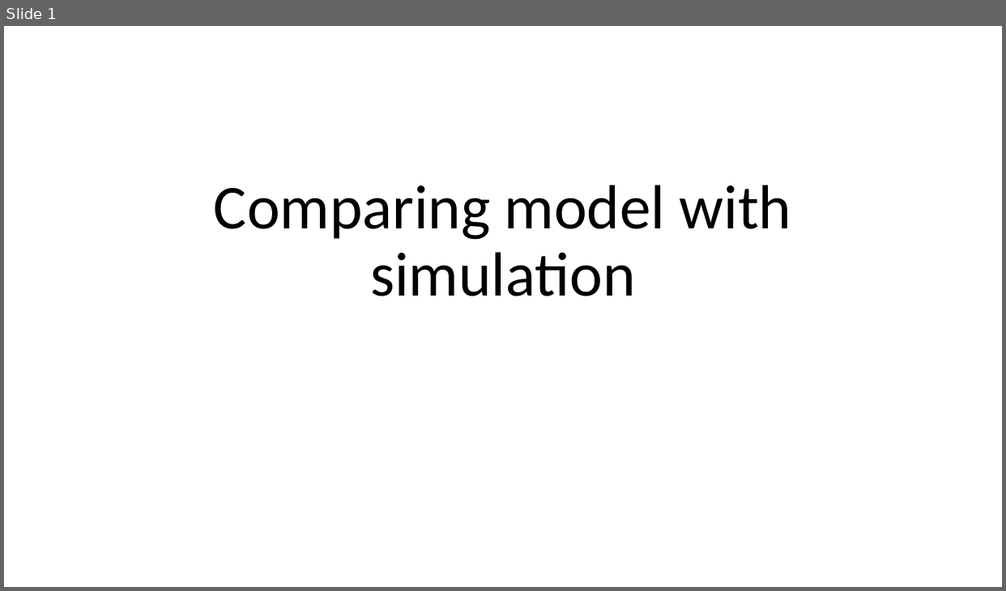
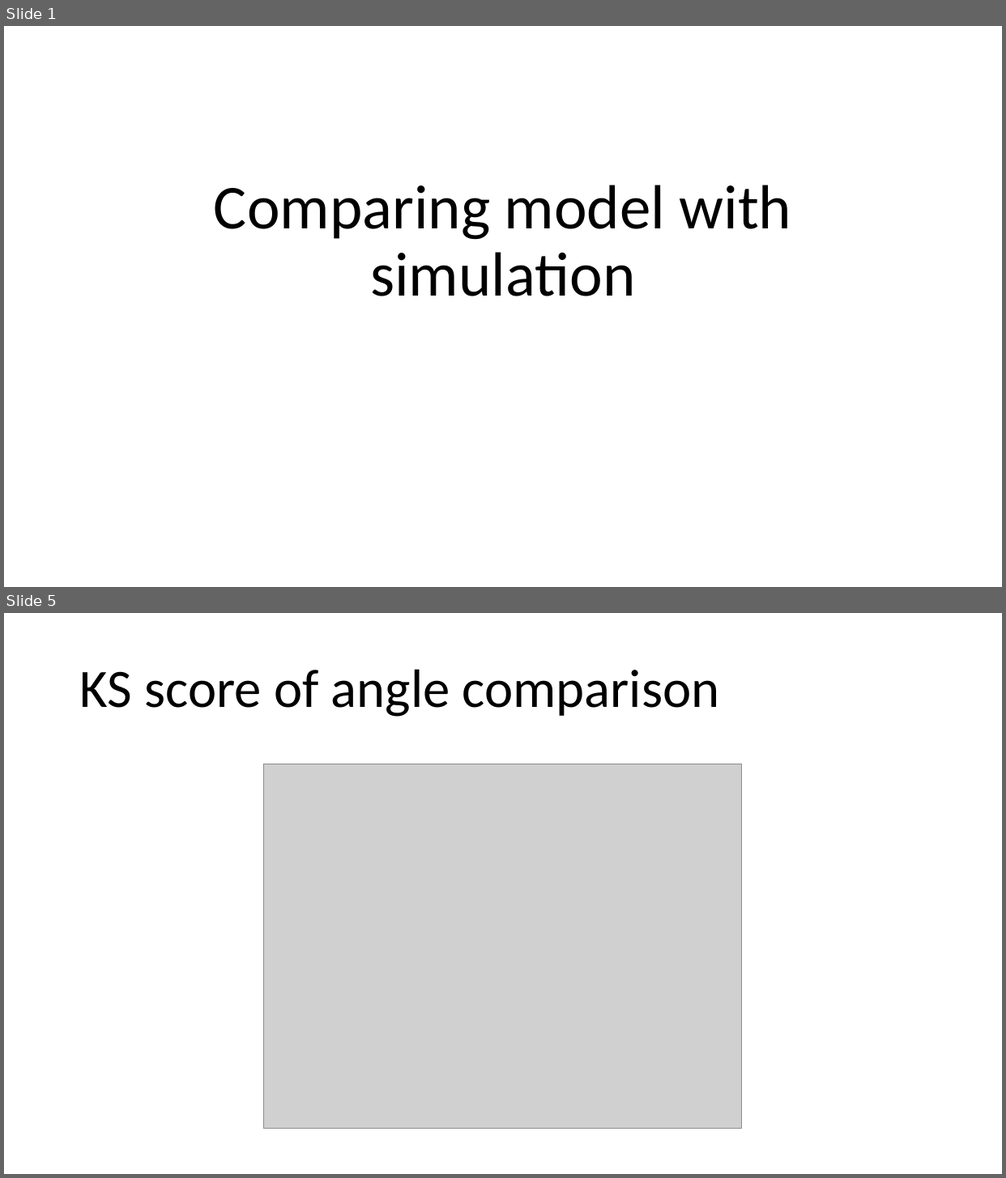
Before and after one commit to BirkDissing/Gemma_group, a slide deck: Master thesis/Meetings/06-03 Comparing model and simulation.pptx. Shown one above the other, each under a label of ours: slide 1 before the commit, slides 1 and 5 after it; the slides between them are not shown. The pictures are 1006x591 and 1006x1178 pixels, drawn with LibreOffice and Linux fonts; fonts in the diff are those of the drawing; grey boxes stand for pictures. Boxes give left, top, right and bottom in pixels: in the first picture for what was removed or moved away, otherwise in the second. Text is boxed around its words. In the diff, an @@ line names an element or a change of style, - is before the commit and + after.

```diff
--- a/Master thesis/Meetings/06-03 Comparing model and simulation.pptx
+++ b/Master thesis/Meetings/06-03 Comparing model and simulation.pptx
@@ slide 5 added at (4,613,1002,1174), background #FFFFFF @@
@@ title added at (80,669,720,717), 52 pt, text #000000 @@
+KS score of angle comparison
@@ picture added at (264,764,741,1129) @@
```
Also in this commit, not shown: 11 other slides added, 5 slides removed, 5 other files.
